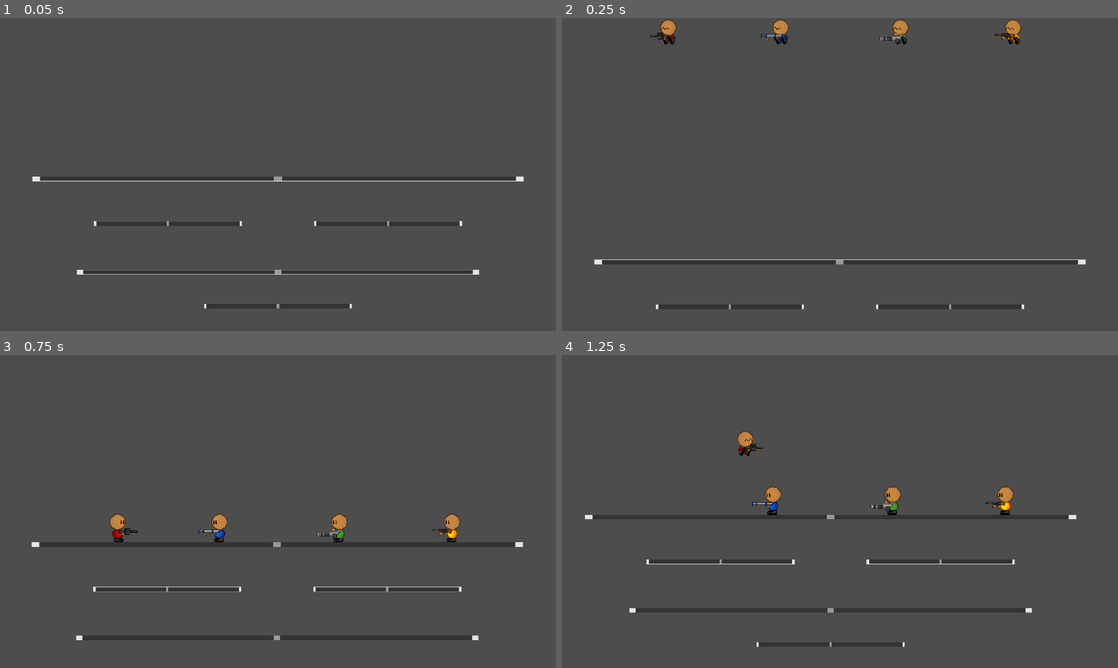
Above: before the commit, frames 1-4 (two rows, left to right).
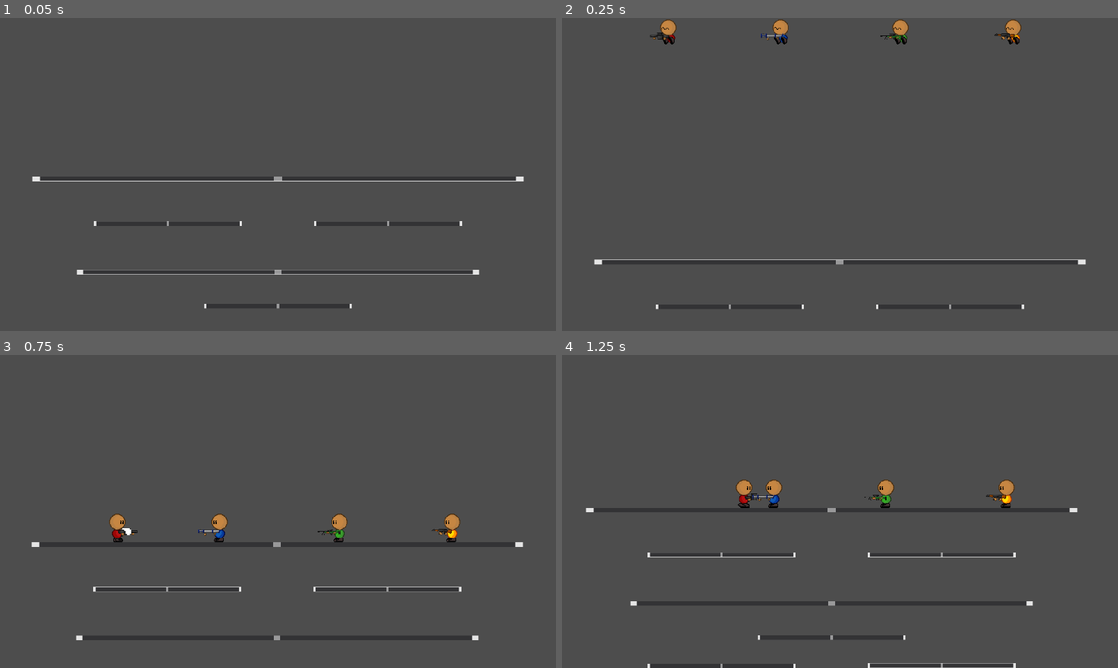
Above: after the commit, the same moments.

Repository: OmerIsBad/Trigger-Happy
Game: Godot game, scene res://Scenes/Level.tscn
Two runs of this game, one before a commit and one after it. Both use one fixed random seed, a clock stepped at 60 frames per second and the inputs below. The engine's default icon, where the game draws it, is replaced by a stand-in: a white triangle on a blue panel in a dark square.
Inputs:
- Up to frame 1 (0.05 s): no input
- Up to frame 2 (0.25 s): no input
- Up to frame 3 (0.75 s): hold D (RIGHT) from 0.53 s (still down); tap C (SECONDARY, bound only after the commit) at 0.6 s
- Up to frame 4 (1.25 s): keep holding D (RIGHT); tap W (JUMP) at 0.77 s; tap P (SECONDARY_3, bound only after the commit) at 0.8 s

Frame 1 is identical in both runs. In frame 2, less than 0.1% of the frame differs, in the area x 57-62%, y 4-8%; in frame 3, 0.1%; in frame 4, 8.5%, in the area x 4-93%, y 24-100%.

Commit message:
Punches and bug fixes
Added punching functionality, you can press your secondary button to punch.

Animated punching sprite

Added proper hitboxes for punching, that dont repeat hits on a player.

Also added detection for holding and pressing secondary button, with the input lag minimized as far as possible while still keeping apopriate time for hold detection.

Fixed long standing bug with weapon crates not spawning on proper schedule

Diff:
--- a/Scenes/Player1.tscn
+++ b/Scenes/Player1.tscn
@@ -121,4 +121,8 @@
 [node name="CoyoteTimer" type="Timer" parent="." unique_id=468557345]
 one_shot = true
 
+[node name="PunchCoolDown" type="Timer" parent="." unique_id=328461810]
+one_shot = true
+
 [connection signal="timeout" from="CoyoteTimer" to="." method="_on_coyote_timer_timeout"]
+[connection signal="timeout" from="PunchCoolDown" to="." method="_on_punch_cool_down_timeout"]
--- a/Scenes/Player2.tscn
+++ b/Scenes/Player2.tscn
@@ -122,4 +122,8 @@
 [node name="CoyoteTimer" type="Timer" parent="." unique_id=966266317]
 one_shot = true
 
+[node name="PunchCoolDown" type="Timer" parent="." unique_id=1752892139]
+one_shot = true
+
 [connection signal="timeout" from="CoyoteTimer" to="." method="_on_coyote_timer_timeout"]
+[connection signal="timeout" from="PunchCoolDown" to="." method="_on_punch_cool_down_timeout"]
--- a/Scenes/Player3.tscn
+++ b/Scenes/Player3.tscn
@@ -4,7 +4,7 @@
 [ext_resource type="Texture2D" uid="uid://l7ybcw3l6op1" path="res://Assets/Player_Air_GREEN.png" id="2_tq74v"]
 [ext_resource type="Texture2D" uid="uid://4uqum8ar8ntq" path="res://Assets/Player_Idle_GREEN.png" id="3_68fft"]
 [ext_resource type="Texture2D" uid="uid://cr6cq0xxoc6wk" path="res://Assets/Player_Run_GREEN.png" id="4_83nsc"]
-[ext_resource type="PackedScene" uid="uid://d4n21yc82y8kn" path="res://Scenes/Minigun.tscn" id="5_k2kem"]
+[ext_resource type="PackedScene" uid="uid://70vm4h0tt2ts" path="res://Scenes/AWMSniper.tscn" id="5_k2kem"]
 
 [sub_resource type="AtlasTexture" id="AtlasTexture_mn57n"]
 atlas = ExtResource("2_tq74v")
@@ -116,9 +116,13 @@
 [node name="WeaponHolder" type="Node2D" parent="Hand" unique_id=1040076102]
 position = Vector2(28, 19)
 
-[node name="Minigun" parent="Hand/WeaponHolder" unique_id=660639381 instance=ExtResource("5_k2kem")]
+[node name="AWMSniper" parent="Hand/WeaponHolder" unique_id=43814650 instance=ExtResource("5_k2kem")]
 
 [node name="CoyoteTimer" type="Timer" parent="." unique_id=966266317]
 one_shot = true
 
+[node name="PunchCoolDown" type="Timer" parent="." unique_id=1696527445]
+one_shot = true
+
 [connection signal="timeout" from="CoyoteTimer" to="." method="_on_coyote_timer_timeout"]
+[connection signal="timeout" from="PunchCoolDown" to="." method="_on_punch_cool_down_timeout"]
--- a/Scenes/Player4.tscn
+++ b/Scenes/Player4.tscn
@@ -121,4 +121,8 @@
 [node name="CoyoteTimer" type="Timer" parent="." unique_id=966266317]
 one_shot = true
 
+[node name="PunchCoolDown" type="Timer" parent="." unique_id=1193208689]
+one_shot = true
+
 [connection signal="timeout" from="CoyoteTimer" to="." method="_on_coyote_timer_timeout"]
+[connection signal="timeout" from="PunchCoolDown" to="." method="_on_punch_cool_down_timeout"]
--- /dev/null
+++ b/Scenes/Punch.tscn
@@ -0,0 +1,75 @@
+[gd_scene format=3 uid="uid://c0tc6d1muc6ao"]
+
+[ext_resource type="Script" uid="uid://cuag8rr7txru8" path="res://Scripts/Punch.gd" id="1_hbn8h"]
+[ext_resource type="Texture2D" uid="uid://54hogpdecjhf" path="res://Assets/PunchEffect.png" id="1_lnpyu"]
+
+[sub_resource type="AtlasTexture" id="AtlasTexture_hbn8h"]
+atlas = ExtResource("1_lnpyu")
+region = Rect2(0, 0, 30, 6)
+
+[sub_resource type="AtlasTexture" id="AtlasTexture_6herc"]
+atlas = ExtResource("1_lnpyu")
+region = Rect2(0, 6, 30, 6)
+
+[sub_resource type="AtlasTexture" id="AtlasTexture_1ikvq"]
+atlas = ExtResource("1_lnpyu")
+region = Rect2(0, 12, 30, 6)
+
+[sub_resource type="AtlasTexture" id="AtlasTexture_o7ruv"]
+atlas = ExtResource("1_lnpyu")
+region = Rect2(0, 18, 30, 6)
+
+[sub_resource type="AtlasTexture" id="AtlasTexture_8wufr"]
+atlas = ExtResource("1_lnpyu")
+region = Rect2(0, 24, 30, 6)
+
+[sub_resource type="SpriteFrames" id="SpriteFrames_npw3m"]
+animations = [{
+"frames": [{
+"duration": 1.0,
+"texture": SubResource("AtlasTexture_hbn8h")
+}, {
+"duration": 1.0,
+"texture": SubResource("AtlasTexture_6herc")
+}, {
+"duration": 1.0,
+"texture": SubResource("AtlasTexture_1ikvq")
+}, {
+"duration": 1.0,
+"texture": SubResource("AtlasTexture_o7ruv")
+}, {
+"duration": 1.0,
+"texture": SubResource("AtlasTexture_8wufr")
+}],
+"loop": 0,
+"name": &"Punch",
+"speed": 18.0
+}]
+
+[sub_resource type="CapsuleShape2D" id="CapsuleShape2D_npw3m"]
+radius = 3.0
+height = 27.999998
+
+[node name="Punch" type="Node2D" unique_id=1843685938]
+script = ExtResource("1_hbn8h")
+
+[node name="AnimatedSprite2D" type="AnimatedSprite2D" parent="." unique_id=1886301425]
+position = Vector2(75, 15)
+scale = Vector2(5, 5)
+sprite_frames = SubResource("SpriteFrames_npw3m")
+animation = &"Punch"
+autoplay = "Punch"
+frame = 4
+frame_progress = 1.0
+
+[node name="HitBox" type="Area2D" parent="." unique_id=802765529]
+position = Vector2(81, 15)
+collision_mask = 31
+
+[node name="CollisionShape2D" type="CollisionShape2D" parent="HitBox" unique_id=192410000]
+position = Vector2(-16.999998, 0)
+rotation = 1.5707964
+scale = Vector2(5, 5)
+shape = SubResource("CapsuleShape2D_npw3m")
+
+[connection signal="body_entered" from="HitBox" to="." method="_on_area_2d_body_entered"]
--- a/Scripts/CrateSpawner.gd
+++ b/Scripts/CrateSpawner.gd
@@ -3,24 +3,29 @@
 @onready var SpawnInTimer = $SpawnInTimer
 @onready var SpawnMarker = $SpawnMarker
 
+var WeaponsCrate = preload("res://Scenes/WeaponCrate.tscn")
 
-var WeaponsCrate = preload("res://Scenes/WeaponCrate.tscn")
-var MaxCrates = 2
+var MaxCrates: int = 2
+var MinSpawnDelay: int = 10
+var MaxSpawnDelay: int = 60
+var SpawnJitterRange: int = 150
+var CrateGroupName: String = "WeaponCrates"
+var OriginPosition: Vector2
 
-# Called when the node enters the scene tree for the first time.
 func _ready() -> void:
+	OriginPosition = global_position
 	RestartCrateShenanigans()
 
-func RestartCrateShenanigans():
-	var TimerTime = randi_range(10, 60)
-	global_position.x += randi_range(-150, +150)
-	SpawnInTimer.start(TimerTime)
+func RestartCrateShenanigans() -> void:
+	var timer_time = randi_range(MinSpawnDelay, MaxSpawnDelay)
+	global_position.x = OriginPosition.x + randi_range(-SpawnJitterRange, SpawnJitterRange)
+	SpawnInTimer.start(timer_time)
 
 func _on_spawn_in_timer_timeout() -> void:
-	var NumberOfCrates = get_tree().get_nodes_in_group("WeaponCrates").size()
-	if NumberOfCrates < MaxCrates:
-		var WeaponBox = WeaponsCrate.instantiate()
-		add_child(WeaponBox)
-		WeaponBox.position = SpawnMarker.position
+	var number_of_crates = get_tree().get_nodes_in_group(CrateGroupName).size()
+	if number_of_crates < MaxCrates:
+		var weapon_box = WeaponsCrate.instantiate()
+		add_child(weapon_box)
+		weapon_box.position = SpawnMarker.position
 	else:
 		RestartCrateShenanigans()
--- /dev/null
+++ b/Scripts/Punch.gd
@@ -0,0 +1,42 @@
+extends Node2D
+
+@onready var AnimatedSprite = $AnimatedSprite2D
+
+var ExemptPlayers = []
+var Puncher
+var PunchDirection = 1
+
+var PunchKnockbackX: float = 1000.0
+var PunchKnockbackY: float = -500.0
+var HitTexts: Array[String] = ["Wham!", "Bam!", "Pow!", "Ouchie!", "Ouch!"]
+
+# Called when the node enters the scene tree for the first time.
+func _ready() -> void:
+	ExemptPlayers.append(Puncher)
+	if PunchDirection == -1:
+		scale.x = PunchDirection
+
+	get_parent().velocity.x = 300 * PunchDirection
+
+
+# Called every frame. 'delta' is the elapsed time since the previous frame.
+func _process(delta: float) -> void:
+	if AnimatedSprite.frame == 4:
+		queue_free()
+
+	get_parent().velocity.y = 100
+
+
+var TextAlreadyShown = false
+
+func _on_area_2d_body_entered(body: Node2D) -> void:
+	if body.is_in_group("players") and not ExemptPlayers.has(body.name):
+		global.CameraShake(15.0, 0.2)
+
+		if not TextAlreadyShown:
+			TextAlreadyShown = true
+			var text = HitTexts[randi_range(0, HitTexts.size() - 1)]
+			get_tree().current_scene.add_child(global.SummonText(text, global_position, -1, -1))
+
+		body.velocity.x = PunchKnockbackX * PunchDirection
+		body.velocity.y = PunchKnockbackY
--- a/Scripts/TextThrowUp.gd
+++ b/Scripts/TextThrowUp.gd
@@ -4,7 +4,7 @@
 var Opacity = 1
 var FadeOutSpeed = 0.1
 
-var UpwardsBoostSpeed = 18 + randf_range(2, -2)
+var UpwardsBoostSpeed = 5 + randf_range(2, -2)
 var UpwardsDecay = 0.9  # multiply by this each frame; closer to 1 = slower decay
 
 var RotationSpeed = 0.05
--- a/Scripts/WeaponCrate.gd
+++ b/Scripts/WeaponCrate.gd
@@ -65,7 +65,7 @@
 		var SpacedGunName = ""
 		if ChosenGun == "AWMSniper":
 			SpacedGunName = "AWM Sniper"
-		if ChosenGun == "AK47":
+		elif ChosenGun == "AK47":
 			SpacedGunName = "AK47"
 		else:
 			for letter in ChosenGun:
--- a/Scripts/bullet.gd
+++ b/Scripts/bullet.gd
@@ -13,7 +13,6 @@
 var ShotByGun
 
 var PlayerHit
-var PistolTextOdds = 4 #One in whatever
 
 # Called when the node enters the scene tree for the first time.
 func _ready() -> void:
@@ -53,9 +52,14 @@
 	queue_free()
 
 func ManageTextThrow():
+	if ShotByGun == "AWM_Sniper":
+		ShotByGun = "AWMSniper"
+	if ShotByGun == "Heavy_Sniper":
+		ShotByGun = "HeavySniper"
+	print(ShotByGun)
 	if global.ShotGunList.has(ShotByGun):
-		var PwnedText = global.SummonText("Pwned!", global_position, 20, -1)
+		var PwnedText = global.SummonText("Pwned!", global_position, -1, -1)
 		get_tree().current_scene.add_child(PwnedText)
 	if global.SniperList.has(ShotByGun):
-		var SnipedText = global.SummonText("Sniped!", global_position, 20, -1)
+		var SnipedText = global.SummonText("Sniped!", global_position, -1, -1)
 		get_tree().current_scene.add_child(SnipedText)
--- a/Scripts/player.gd
+++ b/Scripts/player.gd
@@ -4,6 +4,9 @@
 @onready var WeaponHolderNode = $Hand/WeaponHolder
 @onready var CoyoteTimerNode = $CoyoteTimer
 @onready var AnimatedSprite = $AnimatedSprite2D
+@onready var PunchTimer = $PunchCoolDown
+
+var PunchingScene = preload("res://Scenes/Punch.tscn")
 
 var CoyoteTime = 0.15
 var CanJump = true
@@ -21,6 +24,7 @@
 var MoveRight
 var MoveDown
 var MoveJump
+var Secondary
 var Direction = -1.0
 var InputDirection
 var SpeedDegradation = 5
@@ -29,6 +33,12 @@
 var CounterSteerBoost = 10
 var LastShot = 0
 
+var FirstPress = 0
+var HeldDown = false
+var HoldTime = 500
+var IsAPunch
+var CanPunch = true
+
 var YBoundary = 1500
 var LeftBoundary = -500
 var RightBoundary = 2500
@@ -39,21 +49,25 @@
 		MoveRight = "RIGHT"
 		MoveDown = "DOWN"
 		MoveJump = "JUMP"
+		Secondary = "SECONDARY"
 	elif name == "Player2":
 		MoveLeft = "LEFT_2"
 		MoveRight = "RIGHT_2"
 		MoveDown = "DOWN_2"
 		MoveJump = "JUMP_2"
+		Secondary = "SECONDARY_2"
 	elif name == "Player3":
 		MoveLeft = "LEFT_3"
 		MoveRight = "RIGHT_3"
 		MoveDown = "DOWN_3"
 		MoveJump = "JUMP_3"
+		Secondary = "SECONDARY_3"
 	elif name == "Player4":
 		MoveLeft = "LEFT_4"
 		MoveRight = "RIGHT_4"
 		MoveDown = "DOWN_4"
 		MoveJump = "JUMP_4"
+		Secondary = "SECONDARY_4"
 
 
 func _ready() -> void:
@@ -72,10 +86,30 @@
 	#up the cameras average position
 	if position.x > RightBoundary:
 		position.x = RightBoundary
+		velocity.x = 0
 		return
 	if position.x < LeftBoundary:
 		position.x = LeftBoundary
+		velocity.x = 0
 		return
+
+	#Determine if press is held or tapped
+
+#----=======--------=========---------=======-------======----=
+	if Input.is_action_just_pressed(Secondary):
+		FirstPress = Time.get_ticks_msec()
+		IsAPunch = true
+		HeldDown = true
+
+
+	if HeldDown and IsAPunch == true:
+		if (Time.get_ticks_msec() - FirstPress) > HoldTime:
+			IsAPunch = false
+
+	if Input.is_action_just_released(Secondary):
+		HeldDown = false
+		if IsAPunch:
+			Punch()
 
 		#Fall Down Through Platform
 	if Input.is_action_just_pressed(MoveDown):
@@ -191,6 +225,18 @@
 	move_and_slide()
 
 
+func Punch():
+	if CanPunch:
+		var Punch = PunchingScene.instantiate()
+		#Punch.global_position = global_position
+		Punch.Puncher = name
+		Punch.PunchDirection = Direction
+
+		add_child(Punch)
+
+		CanPunch = false
+		PunchTimer.start()
+
 func Jump():
 	velocity.y = -JumpForce
 	CanJump = false
@@ -233,3 +279,7 @@
 
 func _on_coyote_timer_timeout() -> void:
 	CanJump = false
+
+
+func _on_punch_cool_down_timeout() -> void:
+	CanPunch = true
--- a/project.godot
+++ b/project.godot
@@ -130,7 +130,27 @@
 }
 SHOOT_4={
 "deadzone": 0.2,
-"events": [Object(InputEventKey,"resource_local_to_scene":fa …(141 unchanged characters)… ":false,"keycode":0,"physical_keycode":46,"key_label":0,"unicode":46,"location":0,"echo":false,"script":null)
+"events": [Object(InputEventKey,"resource_local_to_scene":fa …(141 unchanged characters)… ":false,"keycode":0,"physical_keycode":4194323,"key_label":0,"unicode":0,"location":0,"echo":false,"script":null)
+]
+}
+SECONDARY={
+"deadzone": 0.2,
+"events": [Object(InputEventKey,"resource_local_to_scene":false,"resource_name":"","device":-1,"window_id":0,"alt_pressed":false,"shift_pressed":false,"ctrl_pressed":false,"meta_pressed":false,"pressed":false,"keycode":0,"physical_keycode":67,"key_label":0,"unicode":67,"location":0,"echo":false,"script":null)
+]
+}
+SECONDARY_2={
+"deadzone": 0.2,
+"events": [Object(InputEventKey,"resource_local_to_scene":false,"resource_name":"","device":-1,"window_id":0,"alt_pressed":false,"shift_pressed":false,"ctrl_pressed":false,"meta_pressed":false,"pressed":false,"keycode":0,"physical_keycode":4194436,"key_label":0,"unicode":46,"location":0,"echo":false,"script":null)
+]
+}
+SECONDARY_3={
+"deadzone": 0.2,
+"events": [Object(InputEventKey,"resource_local_to_scene":false,"resource_name":"","device":-1,"window_id":0,"alt_pressed":false,"shift_pressed":false,"ctrl_pressed":false,"meta_pressed":false,"pressed":false,"keycode":0,"physical_keycode":80,"key_label":0,"unicode":80,"location":0,"echo":false,"script":null)
+]
+}
+SECONDARY_4={
+"deadzone": 0.2,
+"events": [Object(InputEventKey,"resource_local_to_scene":false,"resource_name":"","device":-1,"window_id":0,"alt_pressed":false,"shift_pressed":false,"ctrl_pressed":false,"meta_pressed":false,"pressed":false,"keycode":0,"physical_keycode":4194324,"key_label":0,"unicode":0,"location":0,"echo":false,"script":null)
 ]
 }
 
Binary file added: Assets/PunchEffect.png
Not shown, added: Assets/PunchEffect.png.import
Not shown, added: Scripts/Punch.gd.uid
